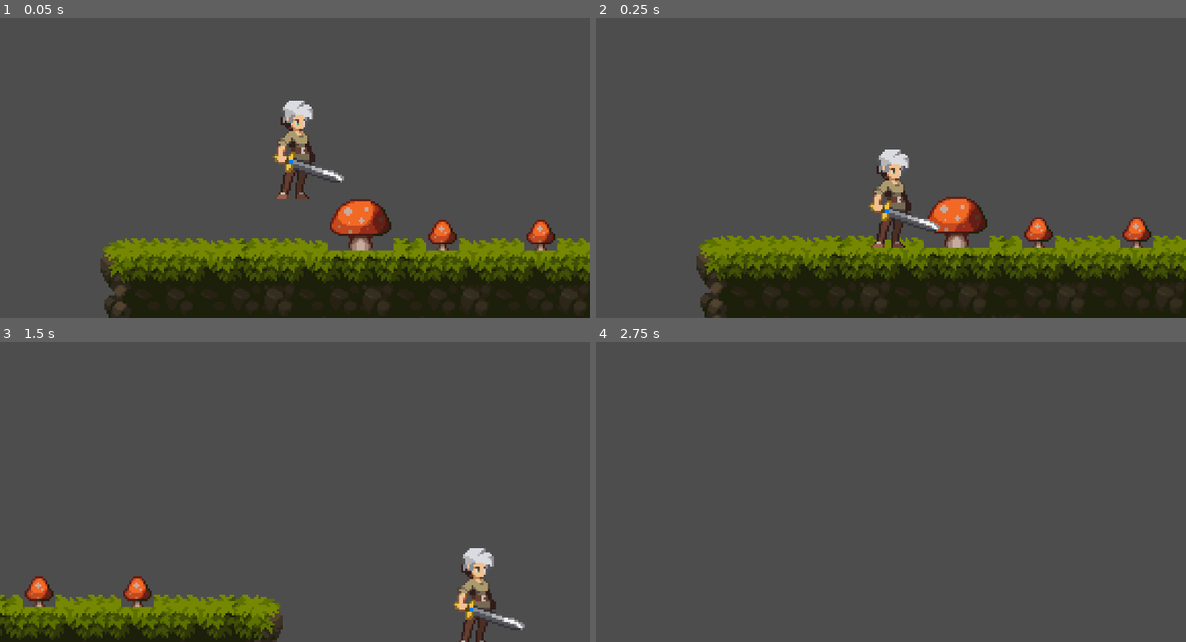
Above: before the commit, frames 1-4 (two rows, left to right).
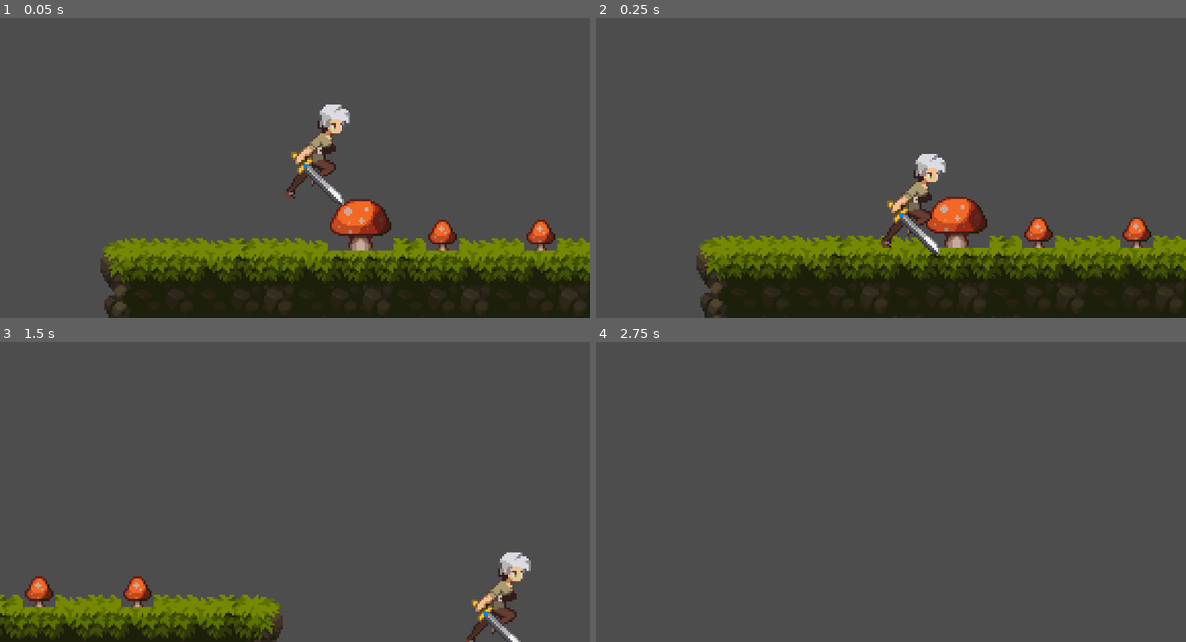
Above: after the commit, the same moments.

Repository: LJX2017/2D-Platformer
Game: Godot game, scene res://node_2d.tscn
The game is run twice, just before and just after one commit, with the same random seed, the same clock (stepped at 60 frames per second) and the same inputs. The project has no main scene, so this scene is started directly.
Inputs:
- Up to frame 1 (0.05 s): no input
- Up to frame 2 (0.25 s): no input
- Up to frame 3 (1.5 s): tap Enter (ui_accept) at 0.5, 0.77 s; hold Right (ui_right) from 0.53 s (still down)
- Up to frame 4 (2.75 s): tap Enter (ui_accept) at 1.52 s; release Right (ui_right) at 2.03 s; hold Left (ui_left) from 2.03 s (still down)

The runs differ from the first frame. In frame 1, 2.4% of the frame differs, in the area x 46-60%, y 27-63%; in frame 2, 2.4%, in the area x 46-60%, y 43-79%; in frame 3, 2.3%; in frame 4, nothing differs.

Commit message:
add character animation

Diff:
--- a/Characters/player.tscn
+++ b/Characters/player.tscn
@@ -1,18 +1,233 @@
-[gd_scene load_steps=4 format=3 uid="uid://b8td0jpai2ipg"]
+[gd_scene load_steps=34 format=3 uid="uid://b8td0jpai2ipg"]
 
 [ext_resource type="Texture2D" uid="uid://bwa66tfou63hv" path="res://art/Idle-Sheet.png" id="1_5mj4t"]
 [ext_resource type="Script" uid="uid://di526cg7ka7ol" path="res://Characters/player.gd" id="1_eovys"]
+[ext_resource type="Texture2D" uid="uid://4suwrkhjxe0e" path="res://art/Jump-All-Sheet.png" id="3_65n15"]
+[ext_resource type="Texture2D" uid="uid://dh1hvahlqi8a4" path="res://art/Run-Sheet.png" id="4_l48on"]
 
 [sub_resource type="CapsuleShape2D" id="CapsuleShape2D_ywxx0"]
 height = 44.0
 
+[sub_resource type="AtlasTexture" id="AtlasTexture_4m0gv"]
+atlas = ExtResource("1_5mj4t")
+region = Rect2(0, 0, 64, 80)
+
+[sub_resource type="AtlasTexture" id="AtlasTexture_p728j"]
+atlas = ExtResource("1_5mj4t")
+region = Rect2(64, 0, 64, 80)
+
+[sub_resource type="AtlasTexture" id="AtlasTexture_5slg2"]
+atlas = ExtResource("1_5mj4t")
+region = Rect2(128, 0, 64, 80)
+
+[sub_resource type="AtlasTexture" id="AtlasTexture_cbmiu"]
+atlas = ExtResource("1_5mj4t")
+region = Rect2(192, 0, 64, 80)
+
+[sub_resource type="AtlasTexture" id="AtlasTexture_w3rah"]
+atlas = ExtResource("3_65n15")
+region = Rect2(768, 0, 64, 64)
+
+[sub_resource type="AtlasTexture" id="AtlasTexture_c4gpq"]
+atlas = ExtResource("3_65n15")
+region = Rect2(832, 0, 64, 64)
+
+[sub_resource type="AtlasTexture" id="AtlasTexture_642pg"]
+atlas = ExtResource("3_65n15")
+region = Rect2(896, 0, 64, 64)
+
+[sub_resource type="AtlasTexture" id="AtlasTexture_q6x5r"]
+atlas = ExtResource("3_65n15")
+region = Rect2(0, 0, 64, 64)
+
+[sub_resource type="AtlasTexture" id="AtlasTexture_22qw1"]
+atlas = ExtResource("3_65n15")
+region = Rect2(64, 0, 64, 64)
+
+[sub_resource type="AtlasTexture" id="AtlasTexture_mevwr"]
+atlas = ExtResource("3_65n15")
+region = Rect2(128, 0, 64, 64)
+
+[sub_resource type="AtlasTexture" id="AtlasTexture_iga2k"]
+atlas = ExtResource("3_65n15")
+region = Rect2(192, 0, 64, 64)
+
+[sub_resource type="AtlasTexture" id="AtlasTexture_y0e2x"]
+atlas = ExtResource("3_65n15")
+region = Rect2(256, 0, 64, 64)
+
+[sub_resource type="AtlasTexture" id="AtlasTexture_8an5f"]
+atlas = ExtResource("3_65n15")
+region = Rect2(320, 0, 64, 64)
+
+[sub_resource type="AtlasTexture" id="AtlasTexture_0qaj4"]
+atlas = ExtResource("3_65n15")
+region = Rect2(384, 0, 64, 64)
+
+[sub_resource type="AtlasTexture" id="AtlasTexture_h3pa0"]
+atlas = ExtResource("3_65n15")
+region = Rect2(448, 0, 64, 64)
+
+[sub_resource type="AtlasTexture" id="AtlasTexture_ibds6"]
+atlas = ExtResource("3_65n15")
+region = Rect2(512, 0, 64, 64)
+
+[sub_resource type="AtlasTexture" id="AtlasTexture_aw3oq"]
+atlas = ExtResource("3_65n15")
+region = Rect2(576, 0, 64, 64)
+
+[sub_resource type="AtlasTexture" id="AtlasTexture_0l7lf"]
+atlas = ExtResource("3_65n15")
+region = Rect2(640, 0, 64, 64)
+
+[sub_resource type="AtlasTexture" id="AtlasTexture_0rrrc"]
+atlas = ExtResource("3_65n15")
+region = Rect2(704, 0, 64, 64)
+
+[sub_resource type="AtlasTexture" id="AtlasTexture_4heda"]
+atlas = ExtResource("4_l48on")
+region = Rect2(0, 0, 80, 80)
+
+[sub_resource type="AtlasTexture" id="AtlasTexture_bwhr1"]
+atlas = ExtResource("4_l48on")
+region = Rect2(80, 0, 80, 80)
+
+[sub_resource type="AtlasTexture" id="AtlasTexture_3ibbd"]
+atlas = ExtResource("4_l48on")
+region = Rect2(160, 0, 80, 80)
+
+[sub_resource type="AtlasTexture" id="AtlasTexture_7h813"]
+atlas = ExtResource("4_l48on")
+region = Rect2(240, 0, 80, 80)
+
+[sub_resource type="AtlasTexture" id="AtlasTexture_m0yi4"]
+atlas = ExtResource("4_l48on")
+region = Rect2(320, 0, 80, 80)
+
+[sub_resource type="AtlasTexture" id="AtlasTexture_o4h37"]
+atlas = ExtResource("4_l48on")
+region = Rect2(400, 0, 80, 80)
+
+[sub_resource type="AtlasTexture" id="AtlasTexture_1k0q4"]
+atlas = ExtResource("4_l48on")
+region = Rect2(480, 0, 80, 80)
+
+[sub_resource type="AtlasTexture" id="AtlasTexture_d6p4m"]
+atlas = ExtResource("4_l48on")
+region = Rect2(560, 0, 80, 80)
+
+[sub_resource type="SpriteFrames" id="SpriteFrames_foksl"]
+animations = [{
+"frames": [{
+"duration": 1.0,
+"texture": SubResource("AtlasTexture_4m0gv")
+}, {
+"duration": 1.0,
+"texture": SubResource("AtlasTexture_p728j")
+}, {
+"duration": 1.0,
+"texture": SubResource("AtlasTexture_5slg2")
+}, {
+"duration": 1.0,
+"texture": SubResource("AtlasTexture_cbmiu")
+}],
+"loop": true,
+"name": &"Idle",
+"speed": 10.0
+}, {
+"frames": [{
+"duration": 1.0,
+"texture": SubResource("AtlasTexture_w3rah")
+}, {
+"duration": 1.0,
+"texture": SubResource("AtlasTexture_c4gpq")
+}, {
+"duration": 1.0,
+"texture": SubResource("AtlasTexture_642pg")
+}],
+"loop": true,
+"name": &"jump_end",
+"speed": 10.0
+}, {
+"frames": [{
+"duration": 1.0,
+"texture": SubResource("AtlasTexture_q6x5r")
+}, {
+"duration": 1.0,
+"texture": SubResource("AtlasTexture_22qw1")
+}, {
+"duration": 1.0,
+"texture": SubResource("AtlasTexture_mevwr")
+}, {
+"duration": 1.0,
+"texture": SubResource("AtlasTexture_iga2k")
+}, {
+"duration": 1.0,
+"texture": SubResource("AtlasTexture_y0e2x")
+}, {
+"duration": 1.0,
+"texture": SubResource("AtlasTexture_8an5f")
+}, {
+"duration": 1.0,
+"texture": SubResource("AtlasTexture_0qaj4")
+}, {
+"duration": 1.0,
+"texture": SubResource("AtlasTexture_h3pa0")
+}, {
+"duration": 1.0,
+"texture": SubResource("AtlasTexture_ibds6")
+}, {
+"duration": 1.0,
+"texture": SubResource("AtlasTexture_aw3oq")
+}, {
+"duration": 1.0,
+"texture": SubResource("AtlasTexture_0l7lf")
+}, {
+"duration": 1.0,
+"texture": SubResource("AtlasTexture_0rrrc")
+}],
+"loop": true,
+"name": &"jump_start",
+"speed": 10.0
+}, {
+"frames": [{
+"duration": 1.0,
+"texture": SubResource("AtlasTexture_4heda")
+}, {
+"duration": 1.0,
+"texture": SubResource("AtlasTexture_bwhr1")
+}, {
+"duration": 1.0,
+"texture": SubResource("AtlasTexture_3ibbd")
+}, {
+"duration": 1.0,
+"texture": SubResource("AtlasTexture_7h813")
+}, {
+"duration": 1.0,
+"texture": SubResource("AtlasTexture_m0yi4")
+}, {
+"duration": 1.0,
+"texture": SubResource("AtlasTexture_o4h37")
+}, {
+"duration": 1.0,
+"texture": SubResource("AtlasTexture_1k0q4")
+}, {
+"duration": 1.0,
+"texture": SubResource("AtlasTexture_d6p4m")
+}],
+"loop": true,
+"name": &"run",
+"speed": 10.0
+}]
+
 [node name="Player" type="CharacterBody2D"]
 script = ExtResource("1_eovys")
 
-[node name="Sprite" type="Sprite2D" parent="."]
-position = Vector2(0, -2)
-texture = ExtResource("1_5mj4t")
-hframes = 4
-
 [node name="CollisionShape2D" type="CollisionShape2D" parent="."]
 shape = SubResource("CapsuleShape2D_ywxx0")
+
+[node name="AnimatedSprite2D" type="AnimatedSprite2D" parent="."]
+position = Vector2(-33, -42)
+sprite_frames = SubResource("SpriteFrames_foksl")
+animation = &"run"
+centered = false
